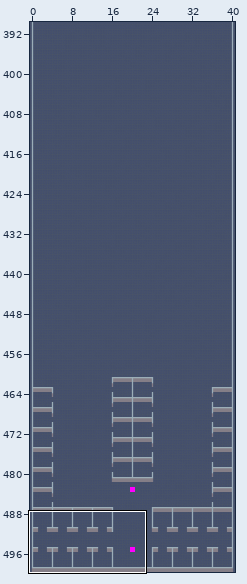
A Tiled map gets an edit: src/assets/data/stage1.tmx. Above, an overview of the earlier version with the close-up marked.
Close-up. As it was:
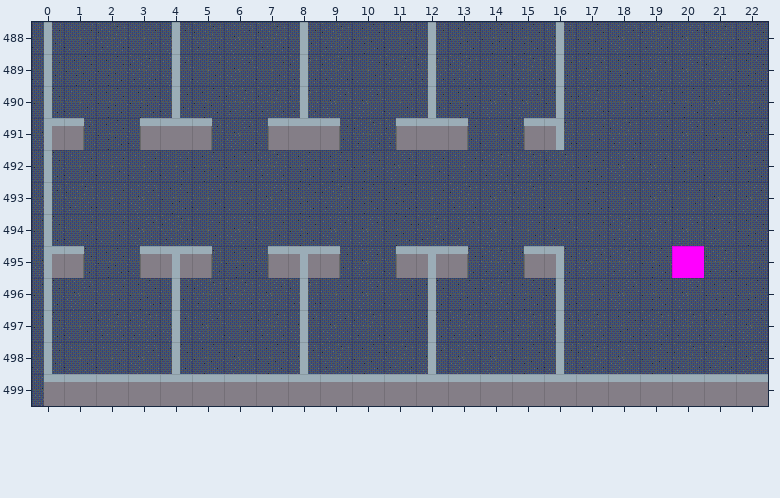
Cells are 32x32 px. Shown: x 0..22, y 488..499. The commit also changed other parts of the map, which this record leaves out.
New version:
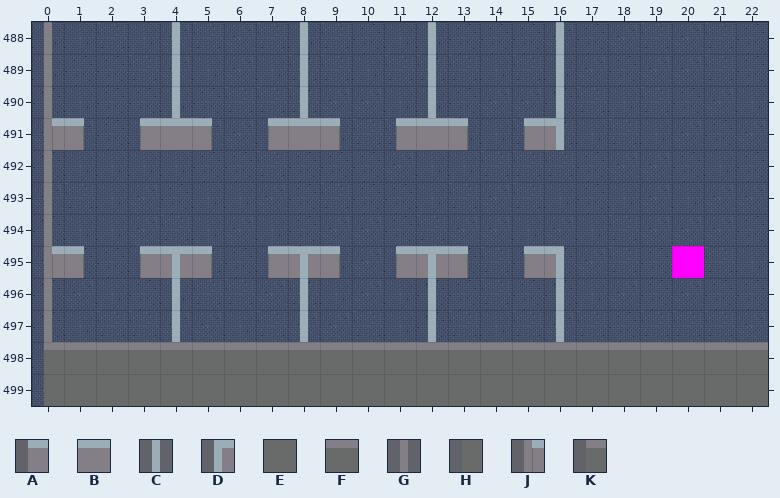
Key: from "Tiles": A 1, B 6, C 7, D 9, E 15, F 16, G 17, H 18, J 30, K 33.
_ is an empty cell.
The edit:
Layer "Cubicles":
Tile B gives way to tile E in row 499 at x 1 to 22.
Tile C gives way to tile F in row 498 at x 4, 8, 12 and 16.
The edit adds tile F in row 498 at x 1 to 3, 5 to 7, 9 to 11, 13 to 15 and 17 to 22.
Tile C gives way to tile G in rows 488 to 490 at x 0; in rows 492 to 494 at x 0; in rows 496 to 497 at x 0.
Tile A gives way to tile H in row 499 at x 0.
Tile D gives way to tile J in row 491 at x 0; in row 495 at x 0.
Tile C gives way to tile K in row 498 at x 0.
Changed places in both close-ups, as pixel boxes (x1, y1, x2, y2):
changed: (44, 22, 768, 406)
